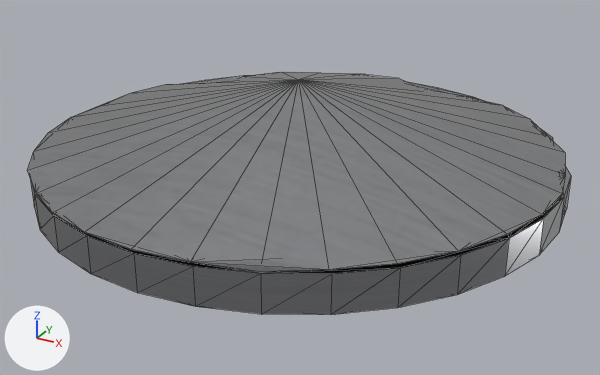
Before and after pictures for a commit that changed the glTF model models/xbandradio.glb.
Both versions are drawn from a camera (50 mm lens) standing at (1.453, -2.631, 1.233) and looking at (0.057, -0.092, -0.037). The lights are fixed; the arrows at lower left show +X, +Y and +Z. Mesh edges are drawn as thin lines. Where no turn or scale is listed for an object, it has been applied to the vertices. Vertices at the same position are counted once.
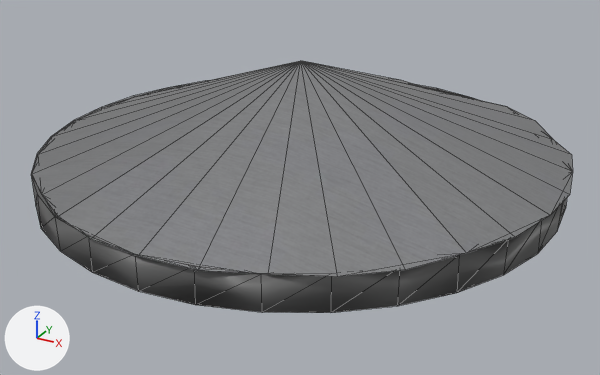
Pixel boxes [x1, y1, x2, y2] of what changed, in the pictures (600 x 375 px; the box of a moved part takes in the faces that stretch with it):
'Cone', reshaped (8% taller)
    before: [27, 72, 565, 271]
    after: [32, 61, 573, 277]
'Cylinder', recoloured, reshaped, shading changed
    before: [30, 76, 571, 315]
    after: [31, 81, 567, 313]
part 1 of me_cylinder_001, moved or reshaped (not visible before)
    after: [54, 88, 165, 135]
part 2 of me_cylinder_001, moved or reshaped
    before: [40, 216, 332, 315]
    after: [41, 217, 331, 313]
part 3 of me_cylinder_001, moved or reshaped
    before: [458, 141, 571, 294]
    after: [458, 198, 567, 292]
part 4 of me_cylinder_001, shading changed
    before: [30, 76, 564, 315]
    after: [31, 81, 551, 313]

The change, as a list of edits to the scene's bpy script:
```text
Add mat_gray:
    mat_gray = principled_material('gray')
    mat_gray.base_color = (0.132, 0.132, 0.132)  # dark grey #666666
    mat_gray.metallic = 0.25
Change me_cylinder_001:
    where me_cylinder_001.from_pydata(...)  # 64 vertices, 124 faces; spans x -1.0..1.0, y -1.0..1.0, z -0.07..0.07
    used by ob_cylinder; location = (0.007, 0.001, 0.028)
    before: 11 (-0.92, 0.38, -0.07), 12 (-0.98, 0.2, 0.07), 15 (-1.0, 0.0, -0.07), 16 (-0.98, -0.2, 0.07), 19 (-0.92, -0.38, -0.07)
    before: 27 (-0.38, -0.92, -0.07) at pixel (58, 252), 28 (-0.2, -0.98, 0.07) at pixel (86, 235), 31 (0.0, -1.0, -0.07) at pixel (137, 292), 32 (0.2, -0.98, 0.07) at pixel (192, 266), 35 (0.38, -0.92, -0.07) at pixel (261, 314)
    before: 43 (0.92, -0.38, -0.07) at pixel (504, 276), 44 (0.98, -0.2, 0.07) at pixel (543, 218), 47 (1.0, 0.0, -0.07) at pixel (559, 232), 48 (0.98, 0.19, 0.07) at pixel (571, 175), 51 (0.92, 0.38, -0.06)
    remove me_cylinder_001.materials.append(mat_xbanddish)
    me_cylinder_001 part 1
    add for i in [11, 12, 15, 16, 19]: me_cylinder_001.vertices[i].co += Vector((0.01, 0.0, 0.0))
    me_cylinder_001 part 2
    add for i in [27, 28, 31, 32, 35]: me_cylinder_001.vertices[i].co += Vector((0.0, 0.01, 0.0))
    me_cylinder_001 part 3
    add for i in [43, 44, 47, 48, 51]: me_cylinder_001.vertices[i].co += Vector((-0.01, 0.0, 0.0))
    me_cylinder_001 part 4: all faces are now shaded smooth (123 of 124 changed)
    add me_cylinder_001.materials.append(mat_gray)  # dark grey #666666
Change me_cone_004:
    used by ob_cone; location = (0.0, 0.0, 0.23)
    remove me_cone_004.from_pydata(...)  # 33 vertices, 62 faces; spans x -0.99..1.0, y -1.0..1.0, z -0.17..0.12
    add me_cone_004.from_pydata(...)  # 33 vertices, 62 faces; spans x -0.97..1.02, y -1.0..1.01, z -0.14..0.2
    me_cone_004 part 5: 33 of 33 vertices moved; they spanned x -0.99..1.0, y -1.0..1.0, z -0.17..0.12 and now span x -0.97..1.02, y -1.0..1.01, z -0.14..0.2; mean shift (0.02, 0.0, 0.0); largest move (0.0, 0.0, 0.12) -> (0.01, 0.0, 0.2)
```
